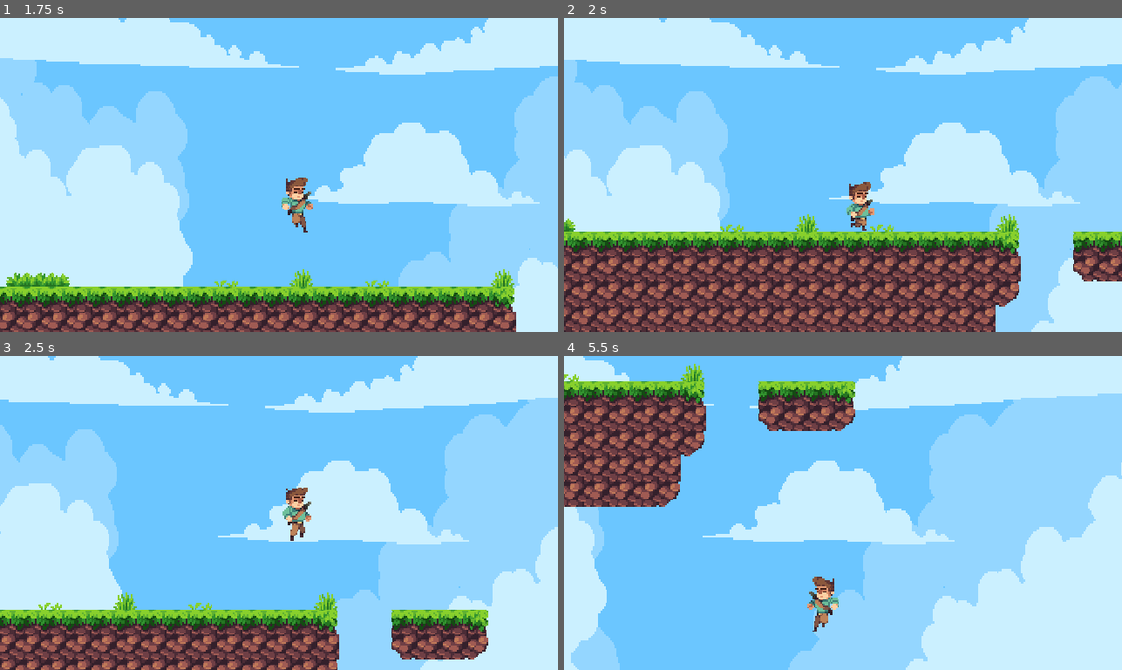
Above: before the commit, frames 1-4 (two rows, left to right).
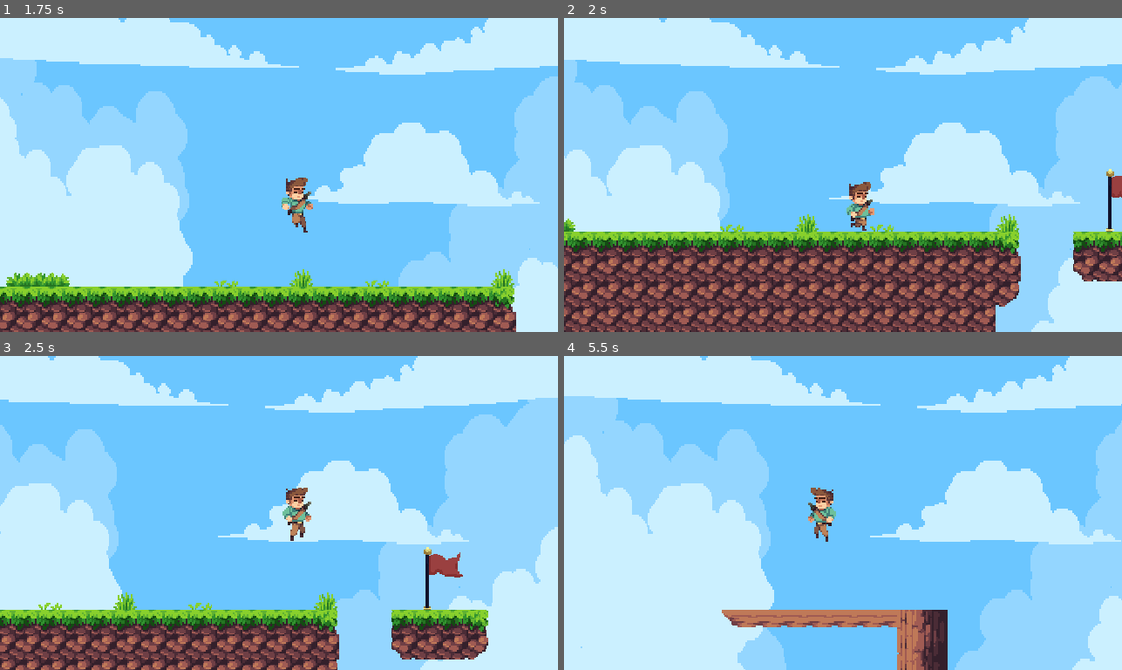
Above: after the commit, the same moments.

Repository: H4TK1D/Eepy-alex
Game: Godot game, scene res://scenes/Menu.tscn
Two runs of this game, one before a commit and one after it. Both use one fixed random seed, a clock stepped at 60 frames per second and the inputs below.
Inputs:
- Up to frame 1 (1.75 s): click "PLAY" at 0.5 s; tap Enter (ui_accept) at 1.25, 1.52 s; hold Right (ui_right) from 1.28 s (still down)
- Up to frame 2 (2 s): keep holding Right (ui_right)
- Up to frame 3 (2.5 s): keep holding Right (ui_right); tap Enter (ui_accept) at 2.27 s
- Up to frame 4 (5.5 s): release Right (ui_right) at 2.78 s; hold Left (ui_left) 2.78-3.53 s; hold Right (ui_right) 3.53-5.03 s; tap Enter (ui_accept) at 3.77, 4.52, 5.27 s; hold Left (ui_left) from 5.03 s (still down)

Frame 1 is identical in both runs. In frame 2, 0.3% of the frame differs, in the area x 97-100%, y 48-69%; in frame 3, 0.5%; in frame 4, 78%, in the area x 0-100%, y 0-100%.

Commit message:
full game mechanics

Diff:
--- a/TileSets/TileSet.tres
+++ b/TileSets/TileSet.tres
@@ -914,21 +914,27 @@
 6:17/0 = 0
 6:17/0/physics_layer_0/linear_velocity = Vector2(0, 0)
 6:17/0/physics_layer_0/angular_velocity = 0.0
+6:17/0/physics_layer_0/polygon_0/points = PackedVector2Array(-8, -8, 8, -8, 8, 3.125, -0.625, 2.25, -8, -5.5)
 7:17/0 = 0
 7:17/0/physics_layer_0/linear_velocity = Vector2(0, 0)
 7:17/0/physics_layer_0/angular_velocity = 0.0
+7:17/0/physics_layer_0/polygon_0/points = PackedVector2Array(-8, -8, 8, -8, 8, 3, -8, 2.875)
 8:17/0 = 0
 8:17/0/physics_layer_0/linear_velocity = Vector2(0, 0)
 8:17/0/physics_layer_0/angular_velocity = 0.0
+8:17/0/physics_layer_0/polygon_0/points = PackedVector2Array(-8, -8, 8, -8, 8, 3.125, -8, 3.25)
 9:17/0 = 0
 9:17/0/physics_layer_0/linear_velocity = Vector2(0, 0)
 9:17/0/physics_layer_0/angular_velocity = 0.0
+9:17/0/physics_layer_0/polygon_0/points = PackedVector2Array(-8, -8, 8, -8, 8, 8, -8, 8)
 10:17/0 = 0
 10:17/0/physics_layer_0/linear_velocity = Vector2(0, 0)
 10:17/0/physics_layer_0/angular_velocity = 0.0
+10:17/0/physics_layer_0/polygon_0/points = PackedVector2Array(-8, -8, 8, -8, 8, 8, -8, 8)
 11:17/0 = 0
 11:17/0/physics_layer_0/linear_velocity = Vector2(0, 0)
 11:17/0/physics_layer_0/angular_velocity = 0.0
+11:17/0/physics_layer_0/polygon_0/points = PackedVector2Array(-8, -8, 8, -8, 8, 3, -8, 3.125)
 12:17/0 = 0
 12:17/0/physics_layer_0/linear_velocity = Vector2(0, 0)
 12:17/0/physics_layer_0/angular_velocity = 0.0
@@ -953,9 +959,11 @@
 9:18/0 = 0
 9:18/0/physics_layer_0/linear_velocity = Vector2(0, 0)
 9:18/0/physics_layer_0/angular_velocity = 0.0
+9:18/0/physics_layer_0/polygon_0/points = PackedVector2Array(-8, -8, 8, -8, 8, 8, -8, 8)
 10:18/0 = 0
 10:18/0/physics_layer_0/linear_velocity = Vector2(0, 0)
 10:18/0/physics_layer_0/angular_velocity = 0.0
+10:18/0/physics_layer_0/polygon_0/points = PackedVector2Array(-8, -8, 8, -8, 8, 8, -8, 8)
 2:19/0 = 0
 2:19/0/physics_layer_0/linear_velocity = Vector2(0, 0)
 2:19/0/physics_layer_0/angular_velocity = 0.0
--- /dev/null
+++ b/scenes/DeathBlock.tscn
@@ -0,0 +1,14 @@
+[gd_scene load_steps=3 format=3 uid="uid://bb4u6h3powqaq"]
+
+[ext_resource type="Script" path="res://scripts/DeathBlock.gd" id="1_clexm"]
+
+[sub_resource type="RectangleShape2D" id="RectangleShape2D_76lmd"]
+size = Vector2(82, 23)
+
+[node name="DeathBlock" type="Area2D"]
+script = ExtResource("1_clexm")
+
+[node name="CollisionShape2D" type="CollisionShape2D" parent="."]
+shape = SubResource("RectangleShape2D_76lmd")
+
+[connection signal="body_entered" from="." to="." method="_on_body_entered"]
--- /dev/null
+++ b/scenes/Flag.tscn
@@ -0,0 +1,51 @@
+[gd_scene load_steps=9 format=3 uid="uid://csbabxhwt7k5a"]
+
+[ext_resource type="Script" path="res://scripts/Flag.gd" id="1_432br"]
+[ext_resource type="Texture2D" uid="uid://csxatl736o8gc" path="res://textures/flag/flag animation_2.png" id="2_1hia2"]
+[ext_resource type="Texture2D" uid="uid://38ri4yxqdblv" path="res://textures/flag/flag animation_4.png" id="3_ssmvl"]
+[ext_resource type="Texture2D" uid="uid://cdhe6bcfk44e0" path="res://textures/flag/flag animation_6.png" id="4_dk1vt"]
+[ext_resource type="Texture2D" uid="uid://cjskxudoqsgoi" path="res://textures/flag/flag animation_8.png" id="5_grlfc"]
+[ext_resource type="Texture2D" uid="uid://cwboj1lolqif2" path="res://textures/flag/flag animation_10.png" id="6_ymuxs"]
+
+[sub_resource type="RectangleShape2D" id="RectangleShape2D_bwt0y"]
+size = Vector2(10, 15)
+
+[sub_resource type="SpriteFrames" id="SpriteFrames_csnd6"]
+animations = [{
+"frames": [{
+"duration": 1.0,
+"texture": ExtResource("2_1hia2")
+}, {
+"duration": 1.0,
+"texture": ExtResource("3_ssmvl")
+}, {
+"duration": 1.0,
+"texture": ExtResource("4_dk1vt")
+}, {
+"duration": 1.0,
+"texture": ExtResource("5_grlfc")
+}, {
+"duration": 1.0,
+"texture": ExtResource("6_ymuxs")
+}],
+"loop": true,
+"name": &"wave",
+"speed": 6.0
+}]
+
+[node name="Flag" type="Area2D"]
+script = ExtResource("1_432br")
+
+[node name="CollisionShape2D" type="CollisionShape2D" parent="."]
+position = Vector2(0, 0.5)
+scale = Vector2(1.4, 1.4)
+shape = SubResource("RectangleShape2D_bwt0y")
+
+[node name="AnimatedSprite2D" type="AnimatedSprite2D" parent="."]
+scale = Vector2(0.4, 0.4)
+sprite_frames = SubResource("SpriteFrames_csnd6")
+animation = &"wave"
+frame = 4
+frame_progress = 0.150855
+
+[connection signal="body_entered" from="." to="." method="_on_body_entered"]
--- a/scenes/GrassPlat.tscn
+++ b/scenes/Levels/GrassPlat.tscn
@@ -1,9 +1,12 @@
-[gd_scene load_steps=5 format=3 uid="uid://da52rsv5q4xqx"]
+[gd_scene load_steps=8 format=3 uid="uid://da52rsv5q4xqx"]
 
 [ext_resource type="TileSet" uid="uid://btg0vf472cvnk" path="res://TileSets/TileSet.tres" id="1_5is5i"]
 [ext_resource type="PackedScene" uid="uid://b5y2hn22mgyem" path="res://scenes/player.tscn" id="2_blbq1"]
 [ext_resource type="Texture2D" uid="uid://6vmbie06u605" path="res://textures/TileSets/Grassy/Background_2.png" id="3_n1w3h"]
 [ext_resource type="Texture2D" uid="uid://cixshqeqmhgds" path="res://textures/TileSets/Grassy/Background_1.png" id="3_rvwma"]
+[ext_resource type="PackedScene" uid="uid://bb4u6h3powqaq" path="res://scenes/DeathBlock.tscn" id="5_kk7fg"]
+[ext_resource type="PackedScene" uid="uid://csbabxhwt7k5a" path="res://scenes/Flag.tscn" id="6_p33yh"]
+[ext_resource type="PackedScene" uid="uid://8pmv0sjjg8bg" path="res://scenes/Levels/TestPlat.tscn" id="7_xqj5v"]
 
 [node name="GrassPlat" type="Node2D"]
 
@@ -17,11 +20,12 @@
 format = 2
 layer_0/tile_data = PackedInt32Array(1245184, 196608, 11, 1310720, 196608, 11, 1441792, 65536, 13, 1179649, 196608, 0,  …(3199 unchanged characters)…
 
-[node name="CharacterBody2D" parent="CanvasLayer" instance=ExtResource("2_blbq1")]
+[node name="player" parent="CanvasLayer" instance=ExtResource("2_blbq1")]
 texture_filter = 1
 position = Vector2(241, 191)
 
 [node name="ParallaxBackground" type="ParallaxBackground" parent="CanvasLayer"]
+scroll_offset = Vector2(238.4, 123.6)
 
 [node name="ParallaxLayer2" type="ParallaxLayer" parent="CanvasLayer/ParallaxBackground"]
 motion_scale = Vector2(0.4, 0)
@@ -40,3 +44,12 @@
 position = Vector2(247.5, 181)
 scale = Vector2(1.00202, 1.33088)
 texture = ExtResource("3_rvwma")
+
+[node name="DeathBlock" parent="." instance=ExtResource("5_kk7fg")]
+position = Vector2(526, 376)
+scale = Vector2(20, 2)
+
+[node name="Flag" parent="." instance=ExtResource("6_p33yh")]
+position = Vector2(514, 266)
+scale = Vector2(2, 2)
+nextlevel = ExtResource("7_xqj5v")
--- /dev/null
+++ b/scenes/Levels/TestPlat.tscn
@@ -0,0 +1,53 @@
+[gd_scene load_steps=7 format=3 uid="uid://8pmv0sjjg8bg"]
+
+[ext_resource type="TileSet" uid="uid://btg0vf472cvnk" path="res://TileSets/TileSet.tres" id="1_mypjn"]
+[ext_resource type="PackedScene" uid="uid://b5y2hn22mgyem" path="res://scenes/player.tscn" id="2_o3pk3"]
+[ext_resource type="Texture2D" uid="uid://6vmbie06u605" path="res://textures/TileSets/Grassy/Background_2.png" id="3_tuvbg"]
+[ext_resource type="Texture2D" uid="uid://cixshqeqmhgds" path="res://textures/TileSets/Grassy/Background_1.png" id="4_01vdl"]
+[ext_resource type="PackedScene" uid="uid://bb4u6h3powqaq" path="res://scenes/DeathBlock.tscn" id="5_puhgd"]
+[ext_resource type="PackedScene" uid="uid://csbabxhwt7k5a" path="res://scenes/Flag.tscn" id="6_s2fqx"]
+
+[node name="GrassPlat" type="Node2D"]
+
+[node name="CanvasLayer" type="CanvasLayer" parent="."]
+layer = 2
+follow_viewport_enabled = true
+
+[node name="TileMap" type="TileMap" parent="CanvasLayer"]
+texture_filter = 1
+tile_set = ExtResource("1_mypjn")
+format = 2
+layer_0/tile_data = PackedInt32Array(851980, 393216, 17, 851981, 458752, 17, 851982, 458752, 17, 851983, 458752, 17, 851984, 458752, 17, 851985, 458752, 17, 851986, 524288, 17, 851987, 589824, 17, 917523, 589824, 18, 983059, 589824, 17, 851988, 655360, 17, 983060, 655360, 17, 917524, 655360, 18, 1048596, 655360, 18, 1048595, 589824, 18)
+
+[node name="player" parent="CanvasLayer" instance=ExtResource("2_o3pk3")]
+texture_filter = 1
+position = Vector2(241, 191)
+
+[node name="ParallaxBackground" type="ParallaxBackground" parent="CanvasLayer"]
+scroll_offset = Vector2(1931.24, 205.645)
+
+[node name="ParallaxLayer2" type="ParallaxLayer" parent="CanvasLayer/ParallaxBackground"]
+motion_scale = Vector2(0.4, 0)
+motion_mirroring = Vector2(496, 0)
+
+[node name="Sprite2D" type="Sprite2D" parent="CanvasLayer/ParallaxBackground/ParallaxLayer2"]
+position = Vector2(247.5, 181)
+scale = Vector2(1.00202, 1.33088)
+texture = ExtResource("3_tuvbg")
+
+[node name="ParallaxLayer" type="ParallaxLayer" parent="CanvasLayer/ParallaxBackground"]
+motion_scale = Vector2(0.4, 0)
+motion_mirroring = Vector2(496, 0)
+
+[node name="Sprite2D" type="Sprite2D" parent="CanvasLayer/ParallaxBackground/ParallaxLayer"]
+position = Vector2(247.5, 181)
+scale = Vector2(1.00202, 1.33088)
+texture = ExtResource("4_01vdl")
+
+[node name="DeathBlock" parent="." instance=ExtResource("5_puhgd")]
+position = Vector2(526, 376)
+scale = Vector2(20, 2)
+
+[node name="Flag" parent="." instance=ExtResource("6_s2fqx")]
+position = Vector2(514, 266)
+scale = Vector2(2, 2)
--- a/scenes/Menu.tscn
+++ b/scenes/Menu.tscn
@@ -1,7 +1,7 @@
 [gd_scene load_steps=6 format=3 uid="uid://dywev4duivynj"]
 
 [ext_resource type="Script" path="res://scripts/Menu.gd" id="1_vim4i"]
-[ext_resource type="PackedScene" uid="uid://da52rsv5q4xqx" path="res://scenes/GrassPlat.tscn" id="2_m26df"]
+[ext_resource type="PackedScene" uid="uid://da52rsv5q4xqx" path="res://scenes/Levels/GrassPlat.tscn" id="2_m26df"]
 
 [sub_resource type="LabelSettings" id="LabelSettings_7nv7m"]
 font_size = 24
--- a/scenes/player.tscn
+++ b/scenes/player.tscn
@@ -124,7 +124,7 @@
 [sub_resource type="RectangleShape2D" id="RectangleShape2D_nx6u0"]
 size = Vector2(19, 34)
 
-[node name="CharacterBody2D" type="CharacterBody2D"]
+[node name="player" type="CharacterBody2D"]
 script = ExtResource("1_ckfvr")
 
 [node name="AnimatedSprite2D" type="AnimatedSprite2D" parent="."]
--- /dev/null
+++ b/scripts/DeathBlock.gd
@@ -0,0 +1,12 @@
+extends Area2D
+
+const playerx = 241
+const playery = 191
+# Called when the node enters the scene tree for the first time.
+func _ready():
+	monitoring = true
+
+
+func _on_body_entered(body):
+	if body.name == "player":
+		body.position  = Vector2(playerx,playery)
--- /dev/null
+++ b/scripts/Flag.gd
@@ -0,0 +1,12 @@
+extends Area2D
+
+@export var nextlevel : PackedScene
+# Called when the node enters the scene tree for the first time.
+func _ready():
+	$AnimatedSprite2D.play("wave")
+	monitoring = true
+
+func _on_body_entered(body):
+	if body.name == "player":
+		get_tree().change_scene_to_packed(nextlevel)
+		#LoadNextScene
Binary file added: textures/flag/flag animation_10.png
Not shown, added: textures/flag/flag animation_10.png.import
Binary file added: textures/flag/flag animation_2.png
Not shown, added: textures/flag/flag animation_2.png.import
Binary file added: textures/flag/flag animation_4.png
Not shown, added: textures/flag/flag animation_4.png.import
Binary file added: textures/flag/flag animation_6.png
Not shown, added: textures/flag/flag animation_6.png.import
Binary file added: textures/flag/flag animation_8.png
Not shown, added: textures/flag/flag animation_8.png.import
